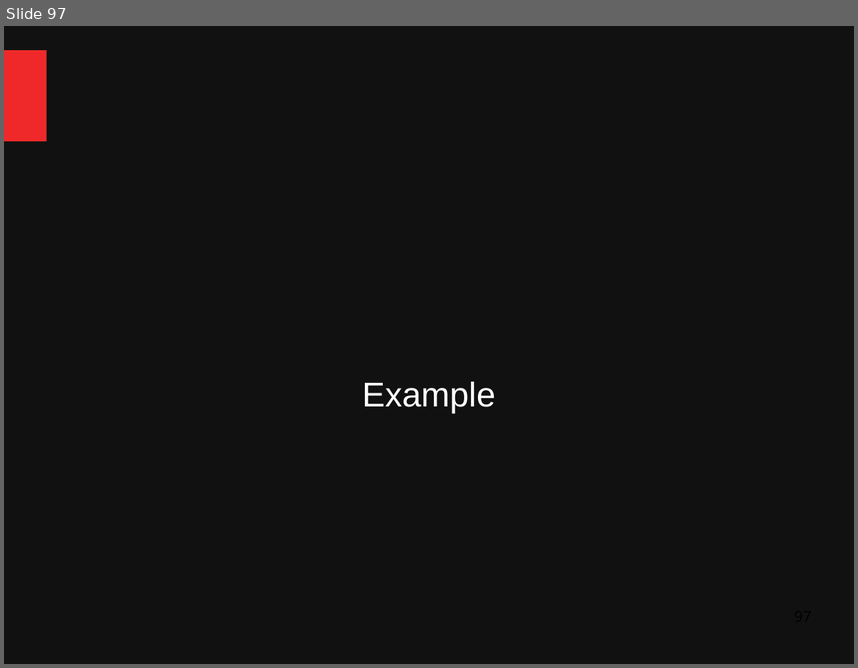
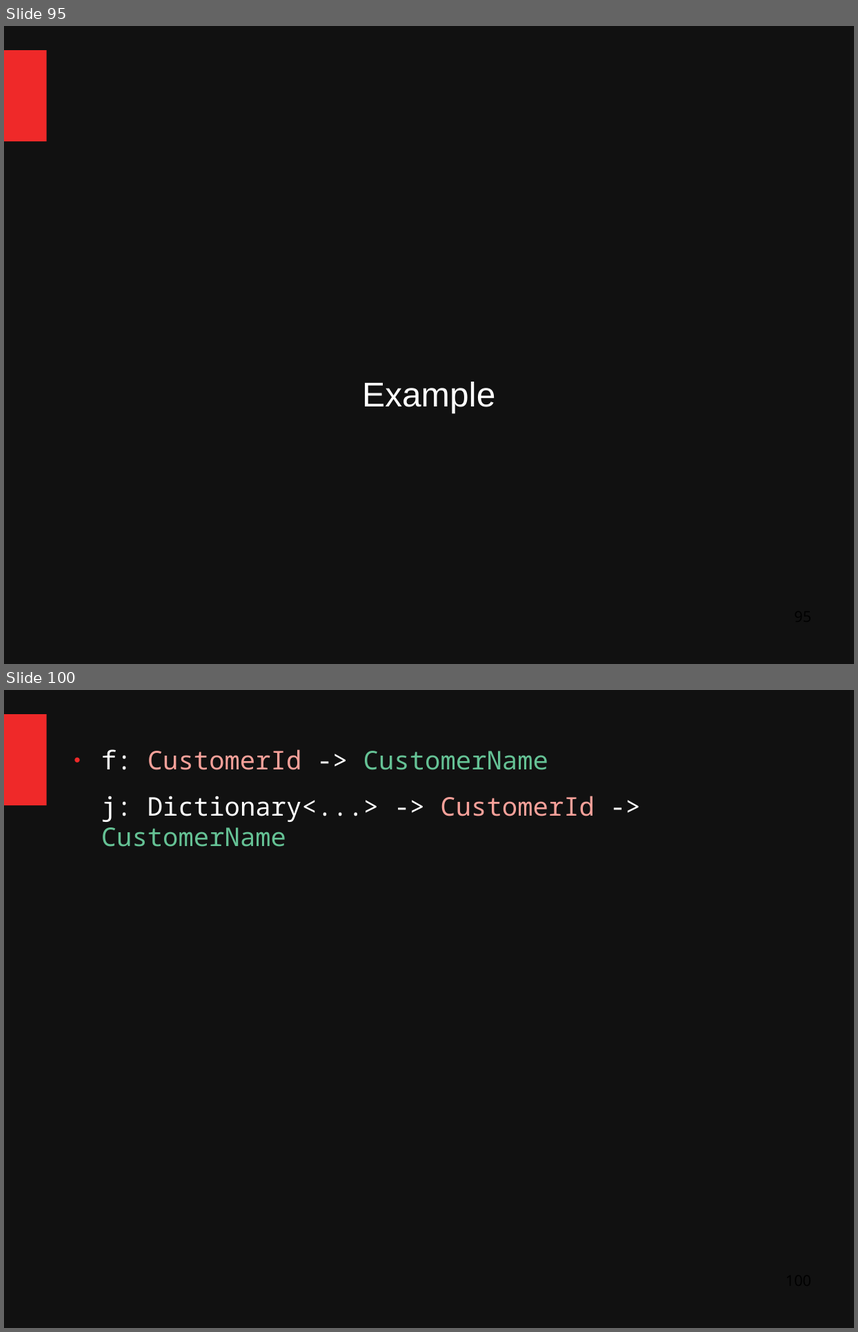
Before and after one commit to ChangHaiBin/FSharpPowerPoint, a slide deck: FSharp Talk Dark2.odp. Shown one above the other, each under a label of ours: slide 97 before the commit, slides 95 and 100 after it; the slides between them are not shown. The pictures are 858x668 and 858x1332 pixels, drawn with LibreOffice and Linux fonts; fonts in the diff are those of the drawing. Boxes give left, top, right and bottom in pixels: in the first picture for what was removed or moved away, otherwise in the second. Text is boxed around its words. In the diff, an @@ line names an element or a change of style, - is before the commit and + after.

```diff
--- a/FSharp Talk Dark2.odp
+++ b/FSharp Talk Dark2.odp
@@ slide 100 added at (x1=4, y1=690, x2=854, y2=1328), background #111111; not listed: 1 template element that a slide beside it also shows @@
@@ text added at (x1=101, y1=749, x2=595, y2=847), 24 pt, text #FFFFFF @@
+● f: CustomerId -> CustomerName
+j: Dictionary<...> -> CustomerId -> CustomerName
@@ what was slide 97 is now slide 95 @@
```
Also in this commit, not shown: 13 other slides added, 1 other file.
